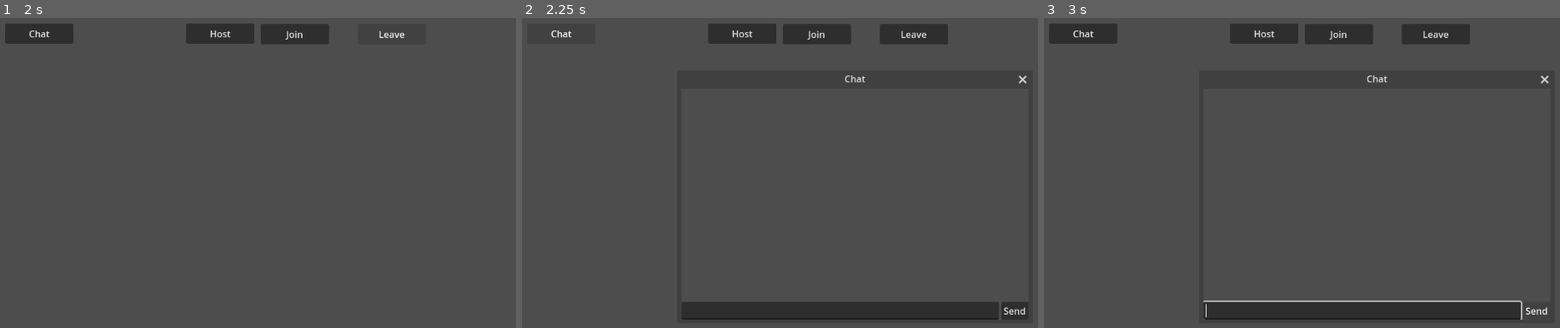
Above: before the commit, frames 1-3 (left to right).
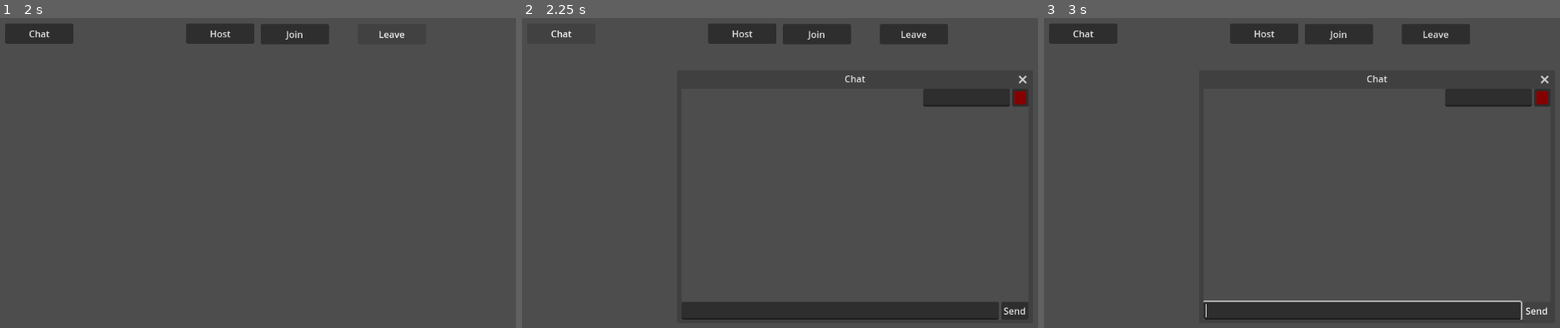
Above: after the commit, the same moments.

Repository: flashguardian13/godot-multiplayer-poc
Game: Godot game, scene res://game.tscn
Same seed, same stepped clock (60 frames per second), same inputs: the game is played once before the commit and once after it. The engine's default icon, where the game draws it, is replaced by a stand-in: a white triangle on a blue panel in a dark square.
Inputs:
- Up to frame 1 (2 s): click "Host" at 0.5 s; click "Leave" at 1.25 s
- Up to frame 2 (2.25 s): click "Chat" at 2 s
- Up to frame 3 (3 s): click "Send" at 2.75 s

Frame 1 is identical in both runs. In frame 2, 1.1% of the frame differs, in the area x 77-99%, y 22-29%; in frame 3, 1.1%.

Commit message:
chat messages in color

Diff:
--- a/chat.gd
+++ b/chat.gd
@@ -4,26 +4,33 @@
 const NAME_NOUNS:Array = ["Dog", "Cat", "Mouse", "Bird", "Pig", "Fish", "Bear", "Fox", "Bunny"]
 # TODO: Let the player choose their name
 # TODO: Let the player choose a color
-var chat_nickname:String = "%s %s" % [NAME_ADJECTIVES.pick_random(), NAME_NOUNS.pick_random()]
+var _chat_nickname:String = "%s %s" % [NAME_ADJECTIVES.pick_random(), NAME_NOUNS.pick_random()]
+var _chat_color:Color = Color.from_hsv(randf(), randf() * 0.5 + 0.5, randf() * 0.5 + 0.5)
 
 var participants:Dictionary = {}
 var participant_labels:Dictionary = {}
 
 func participant_spawner() -> MultiplayerSpawner:
-	return $ChatVBoxContainer/UpperHBoxContainer/ParticipantsScrollContainer2/MultiplayerSpawner
+	return $ChatVBox/UpperHBox/InfoVBox/ParticipantsScroll/ParticipantSpawner
 
 func message_spawner() -> MultiplayerSpawner:
-	return $ChatVBoxContainer/UpperHBoxContainer/MessageScrollContainer/MultiplayerSpawner
+	return $ChatVBox/UpperHBox/MessageScroll/MessageSpawner
 
 func _ready():
 	participant_spawner().spawn_function = _spawn_partipant_label
 	message_spawner().spawn_function = _spawn_message
 
-func register_participant(peer_id:int, peer_name:String) -> void:
-	print("[%s] register_participant called with %s, %s" % [multiplayer.get_unique_id(), peer_id, peer_name])
-	participants[peer_id] = { "name": peer_name, "peer_id": peer_id }
+func get_chat_config() -> Dictionary:
+	return {
+		"name": _chat_nickname,
+		"color": _chat_color
+	}
+
+func register_participant(player_info:Dictionary) -> void:
+	print("[%s] register_participant called with %s" % [multiplayer.get_unique_id(), player_info])
+	participants[player_info["peer_id"]] = player_info
 	if multiplayer.is_server():
-		participant_spawner().spawn({ "name": peer_name, "peer_id": peer_id })
+		participant_spawner().spawn(player_info)
 
 func _spawn_partipant_label(data:Dictionary) -> Label:
 	print("[%s] _spawn_partipant_label called with %s" % [multiplayer.get_unique_id(), data])
@@ -48,11 +55,13 @@
 
 func _on_send_button_pressed():
 	_send_message()
-	$ChatVBoxContainer/LowerHBoxContainer/LineEdit.grab_focus()
+	$ChatVBox/LowerHBox/MessageLineEdit.grab_focus()
 
 func _send_message() -> void:
 	print("[%s] _send_message called" % multiplayer.get_unique_id())
-	var le:LineEdit = $ChatVBoxContainer/LowerHBoxContainer/LineEdit
+	if !(multiplayer.multiplayer_peer is ENetMultiplayerPeer):
+		return
+	var le:LineEdit = $ChatVBox/LowerHBox/MessageLineEdit
 	if le.text.strip_edges() == "":
 		return
 	if multiplayer.is_server():
@@ -68,23 +77,27 @@
 
 func create_message(message:String) -> void:
 	print("[%s] create_message called with %s" % [multiplayer.get_unique_id(), message])
+	if !multiplayer.is_server():
+		return
 	var sender_id:int = multiplayer.get_remote_sender_id()
 	if sender_id == 0:
 		sender_id = 1
 	var info:Dictionary = participants[sender_id]
-	if multiplayer.is_server():
-		message_spawner().spawn({
-			"name": info["name"],
-			"id": info["peer_id"] % 10000,
-			"message": message
-		})
-	print("[%s] message child count: %s" % [multiplayer.get_unique_id(), $ChatVBoxContainer/UpperHBoxContainer/MessageScrollContainer/MessageVBoxContainer.get_child_count()])
+	message_spawner().spawn({
+		"name":    info["name"],
+		"color":   info["color"],
+		"id":      info["peer_id"] % 10000,
+		"message": message
+	})
 
 func _spawn_message(data:Dictionary) -> RichTextLabel:
 	print("[%s] _spawn_message called with %s" % [multiplayer.get_unique_id(), data])
 	var p:RichTextLabel = RichTextLabel.new()
 	p.fit_content = true
-	p.text = "[%s#%s]: %s" % [data["name"], data["id"], data["message"]]
+	p.push_color(data["color"])
+	p.add_text("[%s#%s]: " % [data["name"], data["id"]])
+	p.append_text(data["message"])
+	p.pop_all()
 	return p
 
 func _on_close_requested():
--- a/chat.tscn
+++ b/chat.tscn
@@ -13,55 +13,75 @@
 min_size = Vector2i(600, 400)
 script = ExtResource("1_qbwh1")
 
-[node name="ChatVBoxContainer" type="VBoxContainer" parent="."]
+[node name="ChatVBox" type="VBoxContainer" parent="."]
 anchors_preset = 15
 anchor_right = 1.0
 anchor_bottom = 1.0
 grow_horizontal = 2
 grow_vertical = 2
 
-[node name="UpperHBoxContainer" type="HBoxContainer" parent="ChatVBoxContainer"]
+[node name="UpperHBox" type="HBoxContainer" parent="ChatVBox"]
 layout_mode = 2
 size_flags_vertical = 3
 
-[node name="MessageScrollContainer" type="ScrollContainer" parent="ChatVBoxContainer/UpperHBoxContainer"]
+[node name="MessageScroll" type="ScrollContainer" parent="ChatVBox/UpperHBox"]
 layout_mode = 2
 size_flags_horizontal = 3
 horizontal_scroll_mode = 0
 
-[node name="MessageVBoxContainer" type="VBoxContainer" parent="ChatVBoxContainer/UpperHBoxContainer/MessageScrollContainer"]
+[node name="MessageVBox" type="VBoxContainer" parent="ChatVBox/UpperHBox/MessageScroll"]
 custom_minimum_size = Vector2(100, 100)
 layout_mode = 2
 size_flags_horizontal = 3
 size_flags_vertical = 3
 
-[node name="MultiplayerSpawner" type="MultiplayerSpawner" parent="ChatVBoxContainer/UpperHBoxContainer/MessageScrollContainer"]
-spawn_path = NodePath("../MessageVBoxContainer")
+[node name="MessageSpawner" type="MultiplayerSpawner" parent="ChatVBox/UpperHBox/MessageScroll"]
+spawn_path = NodePath("../MessageVBox")
 
-[node name="ParticipantsScrollContainer2" type="ScrollContainer" parent="ChatVBoxContainer/UpperHBoxContainer"]
+[node name="InfoVBox" type="VBoxContainer" parent="ChatVBox/UpperHBox"]
+layout_mode = 2
+
+[node name="PlayerHBox" type="HBoxContainer" parent="ChatVBox/UpperHBox/InfoVBox"]
+layout_mode = 2
+
+[node name="NameLineEdit" type="LineEdit" parent="ChatVBox/UpperHBox/InfoVBox/PlayerHBox"]
+custom_minimum_size = Vector2(150, 0)
+layout_mode = 2
+size_flags_horizontal = 3
+
+[node name="PlayerColorPicker" type="ColorPickerButton" parent="ChatVBox/UpperHBox/InfoVBox/PlayerHBox"]
+layout_mode = 2
+text = "clr"
+color = Color(0.52549, 0, 0, 1)
+edit_alpha = false
+
+[node name="ParticipantsScroll" type="ScrollContainer" parent="ChatVBox/UpperHBox/InfoVBox"]
 custom_minimum_size = Vector2(100, 0)
 layout_mode = 2
 horizontal_scroll_mode = 0
 
-[node name="ParticipantsVBoxContainer" type="VBoxContainer" parent="ChatVBoxContainer/UpperHBoxContainer/ParticipantsScrollContainer2"]
+[node name="ParticipantsVBox" type="VBoxContainer" parent="ChatVBox/UpperHBox/InfoVBox/ParticipantsScroll"]
 layout_mode = 2
 
-[node name="MultiplayerSpawner" type="MultiplayerSpawner" parent="ChatVBoxContainer/UpperHBoxContainer/ParticipantsScrollContainer2"]
-spawn_path = NodePath("../ParticipantsVBoxContainer")
+[node name="ParticipantSpawner" type="MultiplayerSpawner" parent="ChatVBox/UpperHBox/InfoVBox/ParticipantsScroll"]
+spawn_path = NodePath("../ParticipantsVBox")
 
-[node name="LowerHBoxContainer" type="HBoxContainer" parent="ChatVBoxContainer"]
+[node name="LowerHBox" type="HBoxContainer" parent="ChatVBox"]
 layout_mode = 2
 
-[node name="LineEdit" type="LineEdit" parent="ChatVBoxContainer/LowerHBoxContainer"]
+[node name="MessageLineEdit" type="LineEdit" parent="ChatVBox/LowerHBox"]
 layout_mode = 2
 size_flags_horizontal = 3
 
-[node name="SendButton" type="Button" parent="ChatVBoxContainer/LowerHBoxContainer"]
+[node name="SendButton" type="Button" parent="ChatVBox/LowerHBox"]
 layout_mode = 2
 text = "Send"
 
 [connection signal="close_requested" from="." to="." method="_on_close_requested"]
 [connection signal="go_back_requested" from="." to="." method="_on_go_back_requested"]
-[connection signal="child_entered_tree" from="ChatVBoxContainer/UpperHBoxContainer/MessageScrollContainer/MessageVBoxContainer" to="." method="_on_message_v_box_container_child_entered_tree"]
-[connection signal="text_submitted" from="ChatVBoxContainer/LowerHBoxContainer/LineEdit" to="." method="_on_line_edit_text_submitted"]
-[connection signal="pressed" from="ChatVBoxContainer/LowerHBoxContainer/SendButton" to="." method="_on_send_button_pressed"]
+[connection signal="child_entered_tree" from="ChatVBox/UpperHBox/MessageScroll/MessageVBox" to="." method="_on_message_v_box_container_child_entered_tree"]
+[connection signal="focus_exited" from="ChatVBox/UpperHBox/InfoVBox/PlayerHBox/NameLineEdit" to="." method="_on_name_line_edit_focus_exited"]
+[connection signal="text_submitted" from="ChatVBox/UpperHBox/InfoVBox/PlayerHBox/NameLineEdit" to="." method="_on_name_line_edit_text_submitted"]
+[connection signal="color_changed" from="ChatVBox/UpperHBox/InfoVBox/PlayerHBox/PlayerColorPicker" to="." method="_on_player_color_picker_color_changed"]
+[connection signal="text_submitted" from="ChatVBox/LowerHBox/MessageLineEdit" to="." method="_on_line_edit_text_submitted"]
+[connection signal="pressed" from="ChatVBox/LowerHBox/SendButton" to="." method="_on_send_button_pressed"]
--- a/game.gd
+++ b/game.gd
@@ -32,7 +32,9 @@
 		return error
 	multiplayer.multiplayer_peer = peer
 	print("[%s] peer is now %s" % [my_peer_id(), multiplayer.multiplayer_peer])
-	setup_player(multiplayer.get_unique_id(), $ChatVBoxContainer.chat_nickname)
+	var data:Dictionary = { "peer_id": multiplayer.get_unique_id() }
+	data.merge($ChatVBoxContainer.get_chat_config(), true)
+	setup_player(data)
 
 func _on_join_button_pressed():
 	print("[%s] (Click) Join" % my_peer_id())
@@ -61,10 +63,12 @@
 
 # Local multiplayer event listeners.
 
+# TODO: these should generate chat messages
+
 func _on_peer_connected(id:int):
 	print("[%s] (Event) Peer %s has connected." % [my_peer_id(), id])
 	# Hello, [id], here is my player info.
-	_register_player.rpc_id(id, { "chat_nickname": $ChatVBoxContainer.chat_nickname })
+	_register_player.rpc_id(id, $ChatVBoxContainer.get_chat_config())
 
 func _on_peer_disconnected(id:int):
 	print("[%s] (Event) Peer %s disconnected." % [my_peer_id(), id])
@@ -95,21 +99,23 @@
 func _register_player(player_info:Dictionary):
 	var sender_id:int = multiplayer.get_remote_sender_id()
 	print("[%s] (RPC) Received information for player %s." % [my_peer_id(), sender_id])
-	setup_player(sender_id, player_info["chat_nickname"])
+	var data:Dictionary = { "peer_id": sender_id }
+	data.merge(player_info)
+	setup_player(data)
 
-func setup_player(peer_id:int, chat_nickname:String):
-	print("[%s] setup_player() called for peer %s." % [my_peer_id(), peer_id])
+func setup_player(player_info:Dictionary):
+	print("[%s] setup_player() called for peer %s." % [my_peer_id(), player_info["peer_id"]])
 	if multiplayer.is_server():
-		$MultiplayerSpawner.spawn({ "auth_id": peer_id })
-	$ChatVBoxContainer.register_participant(peer_id, chat_nickname)
+		$MultiplayerSpawner.spawn(player_info)
+	$ChatVBoxContainer.register_participant(player_info)
 
 func spawn_player(data:Dictionary) -> Node2D:
-	var auth_id:int = data.get("auth_id")
-	print("[%s] spawn_player() called for peer %s." % [my_peer_id(), auth_id])
+	var peer_id:int = data.get("peer_id")
+	print("[%s] spawn_player() called for peer %s." % [my_peer_id(), peer_id])
 	var player_sprite:Node2D = player_scene.instantiate()
-	player_sprites[auth_id] = player_sprite
-	player_sprite.name = "Player%s" % auth_id
-	player_sprite.call_deferred("set_multiplayer_authority", auth_id)
+	player_sprites[peer_id] = player_sprite
+	player_sprite.name = "Player%s" % peer_id
+	player_sprite.call_deferred("set_multiplayer_authority", peer_id)
 	player_sprite.position = Vector2(
 		randi() % DisplayServer.window_get_size().x,
 		randi() % DisplayServer.window_get_size().y
--- a/player.gd
+++ b/player.gd
@@ -1,9 +1,6 @@
 extends CharacterBody2D
 
 @export var speed = 400
-
-func _ready():
-	pass # Replace with function body.
 
 func _get_input() -> void:
 	var input_dir:Vector2 = Input.get_vector("ui_left", "ui_right", "ui_up", "ui_down")
